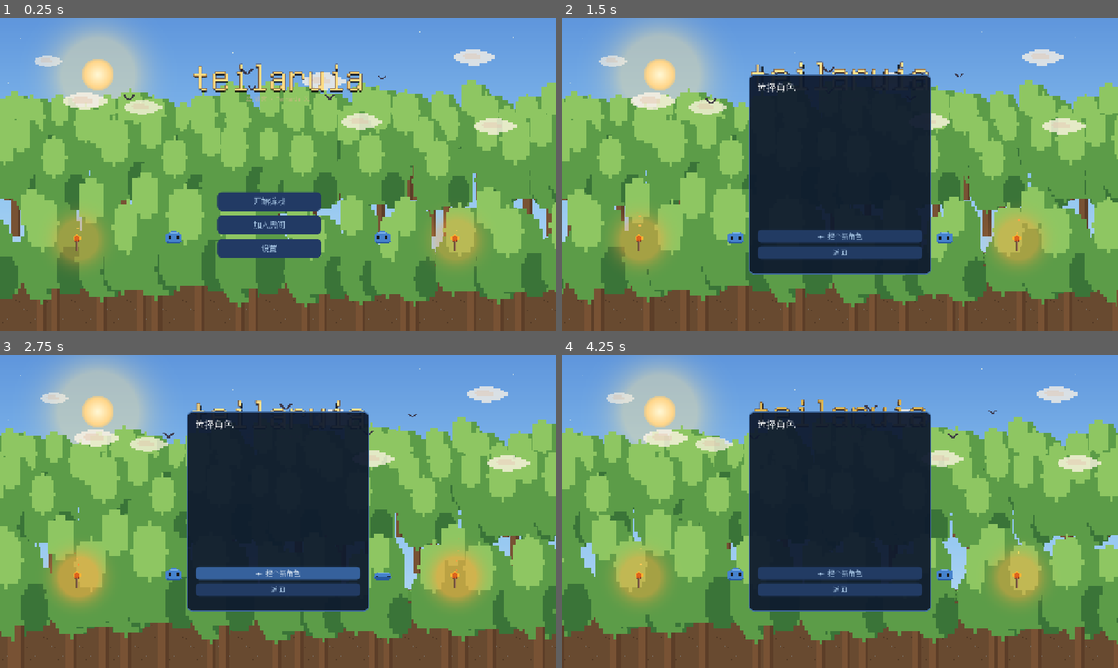
Above: before the commit, frames 1-4 (two rows, left to right).
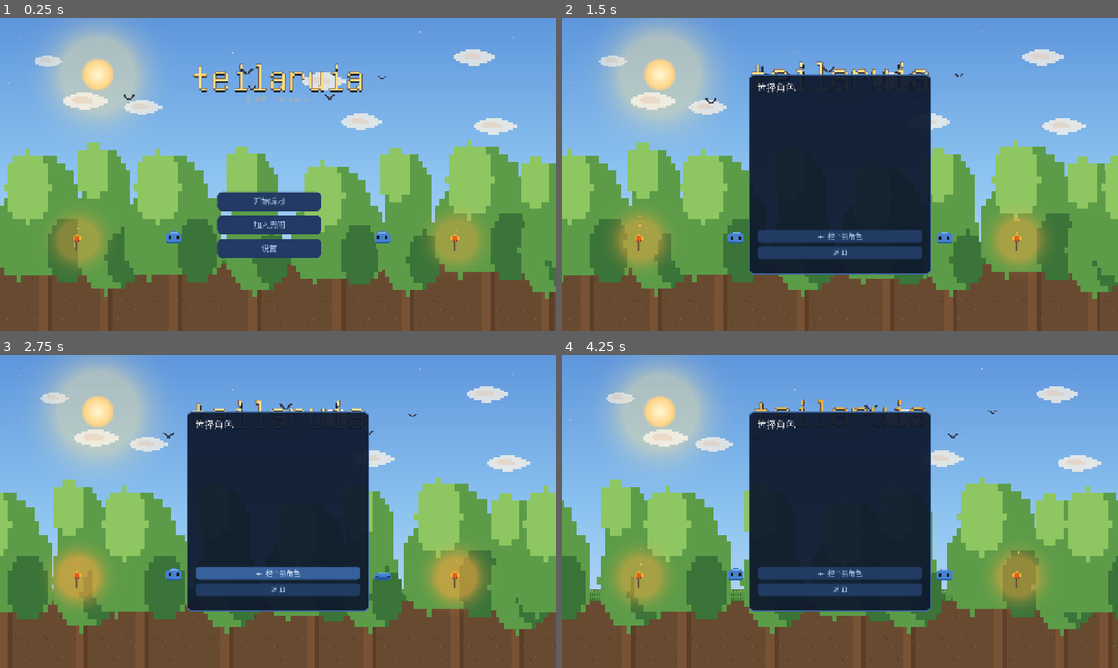
Above: after the commit, the same moments.

Repository: Nornttyy/tielaruia
Game: Godot game, scene res://scenes/main.tscn
Two runs of this game, one before a commit and one after it. Both use one fixed random seed, a clock stepped at 60 frames per second and the inputs below.
Inputs (mouse positions are in pixels of both pictures, inside the frame that each line leads up to):
- Up to frame 1 (0.25 s): no input
- Up to frame 2 (1.5 s): click "开始游戏" at 0.5 s; tap Enter at 1.25 s; move the mouse to (962, 158) at 1.27 s; hold D (move_right) from 1.28 s (still down); tap E (interact) at 1.35 s; click (962, 158) at 1.42 s
- Up to frame 3 (2.75 s): tap Space (jump) at 1.52, 1.82 s; release D (move_right) at 2 s; drag from (166, 527) to (250, 574) at 2.02 s
- Up to frame 4 (4.25 s): move the mouse to (895, 442) at 2.77 s; hold D (move_right) 2.78-3.5 s; hold Right mouse button (secondary) 2.78-3.5 s; drag from (812, 574) to (673, 464) at 3.52 s

The runs differ from the first frame. In frame 1, 46% of the frame differs, in the area x 0-100%, y 19-100%; in frame 2, 33%; in frame 3, 32%; in frame 4, 33%.

Commit message:
feat(menu): 背景只留一排高大的树 — 去掉多层森林
用户: 只搞一排树, 树要高大. 删后墙+远层, 只在草地前面摆 9 棵高大树(scale 9-11 ×1.6高)横向滚动。

Co-Authored-By: Claude Opus 4.8 (1M context) <noreply@anthropic.com>

Diff:
--- a/scripts/ui/main_menu.gd
+++ b/scripts/ui/main_menu.gd
@@ -22,7 +22,8 @@
 const CLOUD_COUNT := 7          # 4→7: 云更多更丰富 (大小/透明度分层做远近)
 const TREE_COUNT := 5
 # 移动森林: 两层视差树 (远 小/慢/淡, 近 大/快). 横向滚动 + 循环.
-const TREE_WALL_COUNT := 30   # 最后排"森林墙": 替掉山, 密密一排撑起背景天际线
+const TREE_ROW_COUNT := 9     # 只一排高大的树 (用户要求, 不要背景森林)
+const TREE_WALL_COUNT := 30   # (旧多层森林常量, 现已不用)
 const TREE_FAR_COUNT := 20
 const TREE_NEAR_COUNT := 20
 const TREE_WALL_SPEED := Vector2(4.0, 9.0)
@@ -211,30 +212,19 @@
 
 
 func _setup_trees() -> void:
-	# 移动森林 (用户要"全是大树"): 远近两层都密密铺满, 大棵, 均匀分布 + 抖动 → 没大空档, 整片森林。
-	# 远层 (大/慢/略淡, 纵深) 先建在后; 近层 (更大/快/实) 后建在前. 两种树形交替。
+	# 用户要"只一排高大的树": 不要背景森林, 只在草地前面摆一排又高又大的树, 横向滚动。
 	var t0 = MenuSceneArt.make_forest_tree(0)   # 圆胖
 	var t1 = MenuSceneArt.make_forest_tree(1)   # 高瘦
-	# 近景树单独一层, 插到 Ground 之后绘制 → 前面的树站在草地前面 (树干完整露出, 不被草盖住)
+	# 树层放到 Ground 之后绘制 → 树站在草地前面 (树干完整露出, 不被草盖住)
 	_trees_front = Node2D.new()
 	_trees_front.name = "TreesFront"
 	$BackgroundLayer.add_child(_trees_front)
 	$BackgroundLayer.move_child(_trees_front, $BackgroundLayer/Ground.get_index() + 1)
-	# 后墙层 (最先建=最靠后): 一整排密树撑起背景, 替掉原来的山。在草地后面 (扎进地里)。
-	for i in TREE_WALL_COUNT:
-		var wx: float = (float(i) + randf()) / float(TREE_WALL_COUNT) * (VIEWPORT_SIZE.x + 160.0) - 80.0
-		_add_tree(_trees_root, t0 if i % 2 == 0 else t1, wx,
-			randf_range(5.0, 6.5), randf_range(TREE_WALL_SPEED.x, TREE_WALL_SPEED.y), 1.0, 0.58)
-	for i in TREE_FAR_COUNT:
-		# 均匀分槽 + 槽内随机 → 铺满不留缝
-		var fx: float = (float(i) + randf()) / float(TREE_FAR_COUNT) * (VIEWPORT_SIZE.x + 200.0) - 100.0
-		_add_tree(_trees_root, t0 if i % 2 == 0 else t1, fx,
-			randf_range(5.5, 7.0), randf_range(TREE_FAR_SPEED.x, TREE_FAR_SPEED.y), 1.0, 0.70)
-	for i in TREE_NEAR_COUNT:
-		var nx: float = (float(i) + randf()) / float(TREE_NEAR_COUNT) * (VIEWPORT_SIZE.x + 240.0) - 120.0
-		# 近树进 _trees_front (草地前面). ground_ratio 1.0: 树底在屏幕底边。
-		_add_tree(_trees_front, t0 if i % 2 == 0 else t1, nx,
-			randf_range(6.5, 8.5), randf_range(TREE_NEAR_SPEED.x, TREE_NEAR_SPEED.y), 1.0, 1.0)
+	# 一排: 均匀分槽 + 槽内小抖动, 棵棵高大
+	for i in TREE_ROW_COUNT:
+		var x: float = (float(i) + randf() * 0.5 + 0.25) / float(TREE_ROW_COUNT) * (VIEWPORT_SIZE.x + 200.0) - 100.0
+		_add_tree(_trees_front, t0 if i % 2 == 0 else t1, x,
+			randf_range(9.0, 11.0), randf_range(TREE_NEAR_SPEED.x, TREE_NEAR_SPEED.y), 1.0, 1.0)
 
 
 # 加一棵树. ground_ratio: 树底 y 比例 (远树略高=更远); alpha: 远树淡显雾感.
